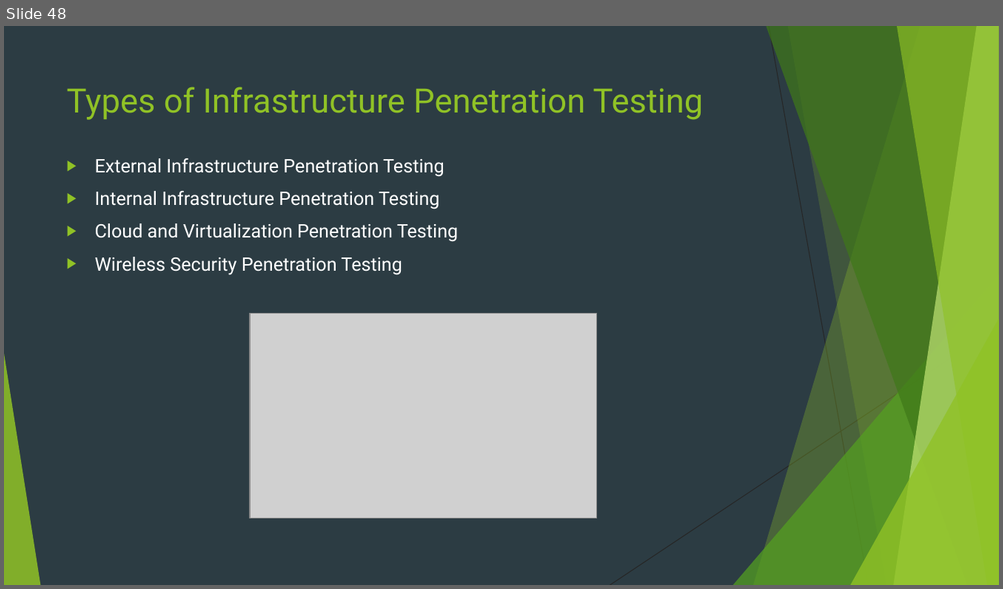
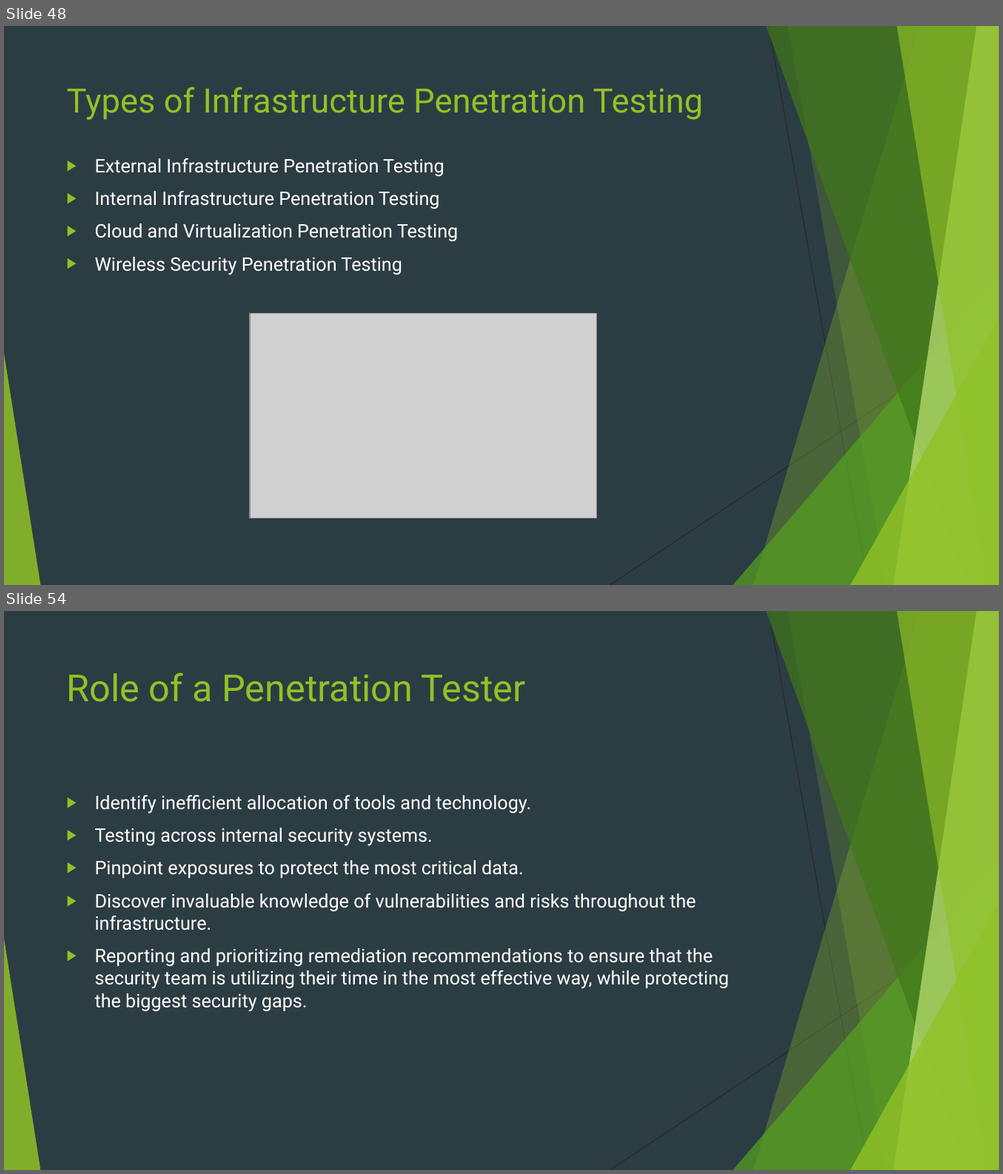
Before and after one commit to Navo26/SecurityTesting, a slide deck: PENETRATION TESTING.pptx. Shown one above the other, each under a label of ours: slide 48 before the commit, slides 48 and 54 after it; the slides between them are not shown. The pictures are 1003x589 and 1003x1174 pixels, drawn with LibreOffice and Linux fonts; fonts in the diff are those of the drawing; grey boxes stand for pictures. Boxes give left, top, right and bottom in pixels: in the first picture for what was removed or moved away, otherwise in the second. Text is boxed around its words. In the diff, an @@ line names an element or a change of style, - is before the commit and + after.

```diff
--- a/PENETRATION TESTING.pptx
+++ b/PENETRATION TESTING.pptx
@@ slide 54 added at [4,611,999,1170], background #2C3C43; not listed: 10 template elements that a slide beside it also shows @@
@@ title added at [67,673,526,702], 36 pt, text #90C226 @@
+Role of a Penetration Tester
@@ text added at [95,795,728,1012], 18 pt, text #FFFFFF @@
+▶ Identify inefficient allocation of tools and technology.
+▶ Testing across internal security systems.
+▶ Pinpoint exposures to protect the most critical data.
+▶ Discover invaluable knowledge of vulnerabilities and risks throughout the infrastructure.
+▶ Reporting and prioritizing remediation recommendations to ensure that the security team is utilizing their time in the most effective way, while protecting the biggest security gaps.
```
Also in this commit, not shown: 1 slide changed, 7 other slides added.
